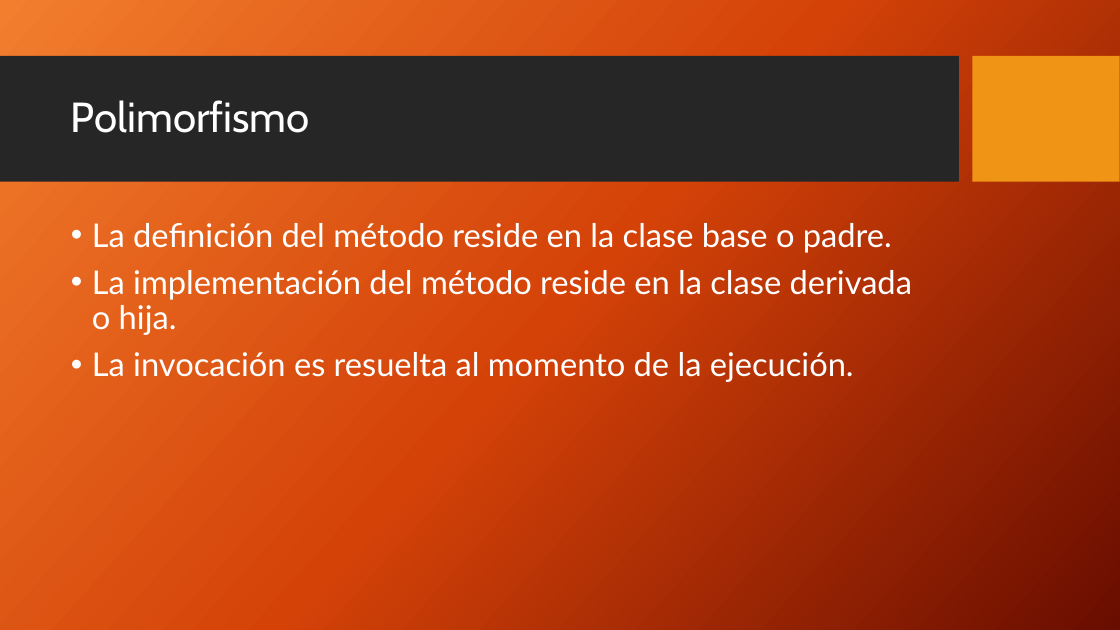
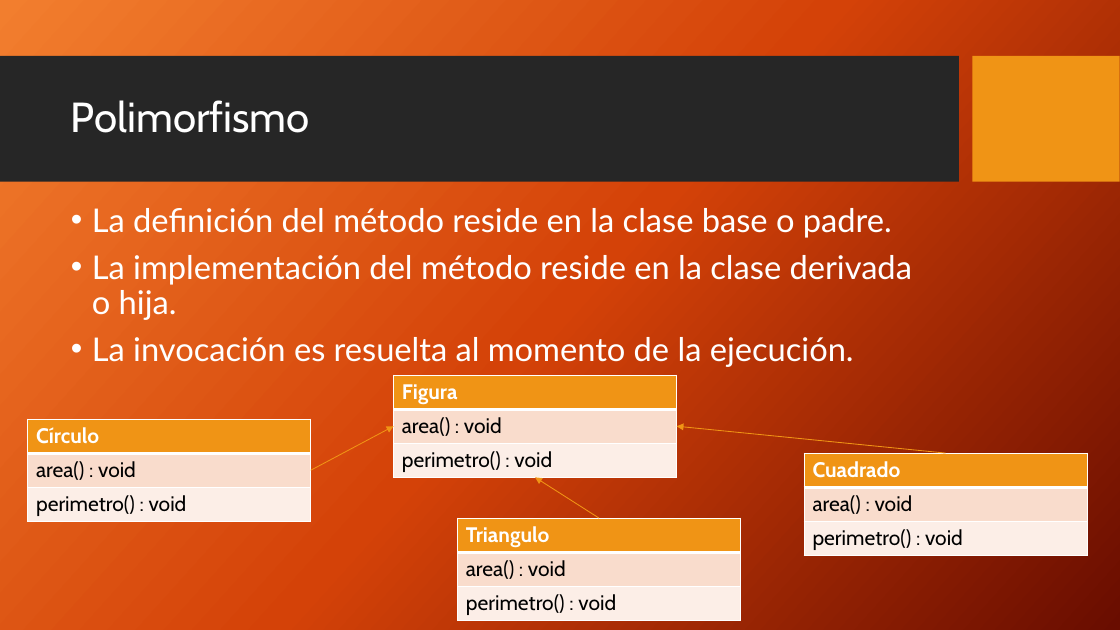
Before and after one commit to FedeDavila1984/utn_prog_y_lab_II, a slide deck: slide 7 of PPTs/ProgramacionII_Clase_02-2018.pptx. Drawn at 1120x630 pixels with LibreOffice and Linux fonts; fonts in the diff are those of the drawing; background and template pictures are left out. Boxes give left, top, right and bottom in pixels: in the first picture for what was removed or moved away, otherwise in the second. Text is boxed around its words. In the diff, an @@ line names an element or a change of style, - is before the commit and + after.

```diff
--- a/PPTs/ProgramacionII_Clase_02-2018.pptx
+++ b/PPTs/ProgramacionII_Clase_02-2018.pptx
@@ text "La definición del método reside ...": place and size @@
-text "La definición del método reside ..." at bbox=[92, 223, 912, 382]
+text "La definición del método reside ..." at bbox=[92, 208, 912, 367]
@@ table added at bbox=[394, 376, 677, 478], 3 rows, 1 columns @@
+Figura
+area() : void
+perimetro() : void
@@ table added at bbox=[28, 419, 311, 522], 3 rows, 1 columns @@
+Círculo
+area() : void
+perimetro() : void
@@ arrow added from (311, 471) to (394, 426), #F09415 0.75 pt @@
@@ arrow added from (946, 453) to (676, 426), #F09415 0.75 pt @@
@@ arrow added from (599, 518) to (535, 477), #F09415 0.75 pt @@
@@ table added at bbox=[804, 453, 1087, 555], 3 rows, 1 columns @@
+Cuadrado
+area() : void
+perimetro() : void
@@ table added at bbox=[458, 518, 741, 621], 3 rows, 1 columns @@
+Triangulo
+area() : void
+perimetro() : void
```
Also in this commit, not shown: 1 other slide changed, 3 slides added, 1 other file.
